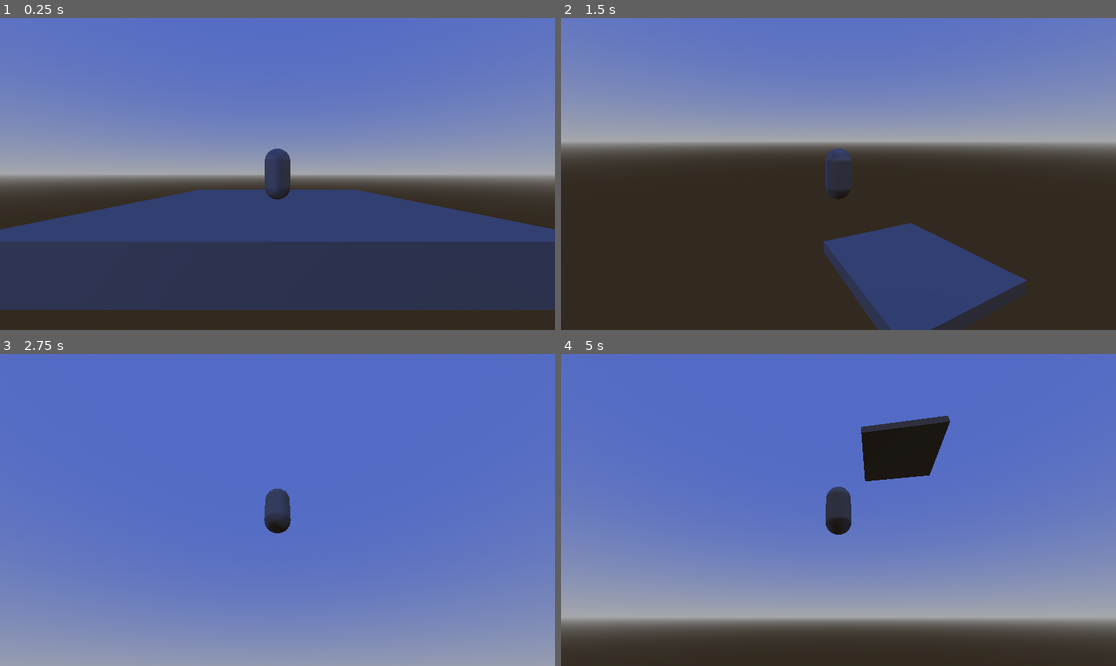
Above: before the commit, frames 1-4 (two rows, left to right).
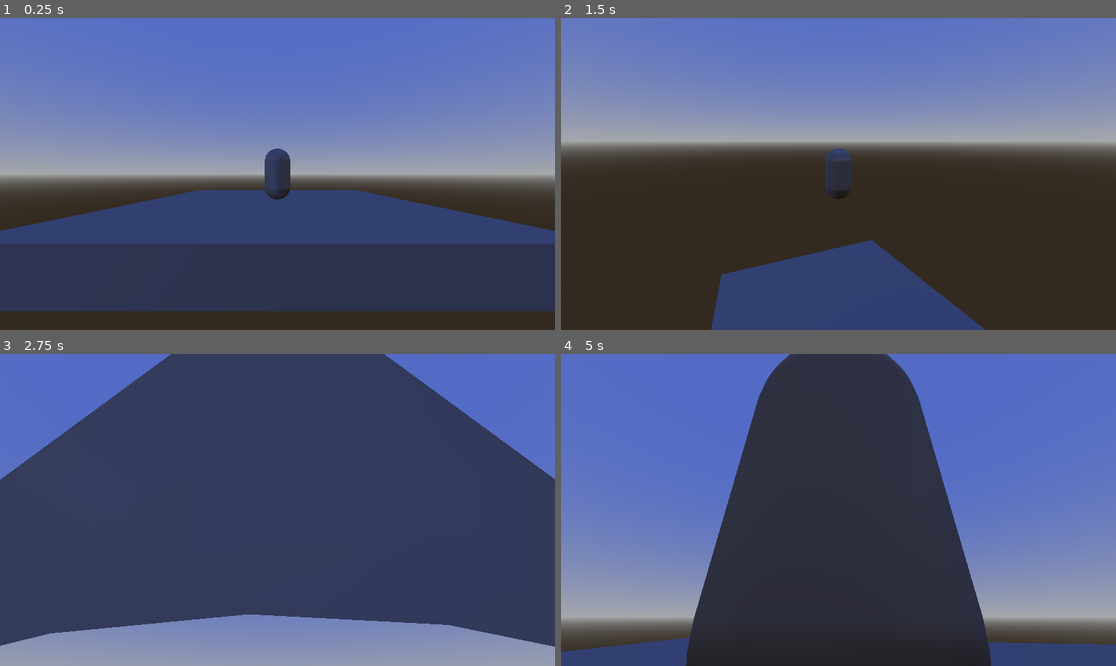
Above: after the commit, the same moments.

Repository: ConnNAND/GMTK-Jam-25
Game: Godot game, scene res://Scenes/TestScene.tscn
Same seed, same stepped clock (60 frames per second), same inputs: the game is played once before the commit and once after it. This scene is started directly instead of the project's main scene.
Inputs (mouse positions are in pixels of both pictures, inside the frame that each line leads up to):
- Up to frame 1 (0.25 s): no input
- Up to frame 2 (1.5 s): move the mouse to (960, 158) at 0.52 s; hold D (move_right) 0.53-1.28 s; hold Space (jump) 0.53-1.28 s; move the mouse to (727, 189) at 1.27 s; hold S (move_backward) from 1.28 s (still down); tap Space (jump) at 1.35 s
- Up to frame 3 (2.75 s): tap Space (jump) at 1.52, 1.82 s; move the mouse to (333, 441) at 2.02 s; release S (move_backward) at 2.03 s; hold D (move_right) from 2.03 s (still down); hold Space (jump) from 2.03 s (still down)
- Up to frame 4 (5 s): move the mouse to (810, 572) at 2.77 s; release D (move_right) at 2.78 s; release Space (jump) at 2.78 s; hold W (move_forward) 2.78-3.53 s; tap Space (jump) at 2.85, 3.02, 3.32, 4.35, 4.52, 4.82 s; move the mouse to (1005, 556) at 3.52 s; hold Space (jump) 3.53-4.28 s; hold A (move_left) from 3.53 s (still down); move the mouse to (672, 463) at 4.27 s

The runs differ from the first frame. In frame 1, 1.4% of the frame differs, in the area x 0-100%, y 55-94%; in frame 2, 9.9%; in frame 3, 74%, in the area x 0-100%, y 0-94%; in frame 4, 38%.

Commit message:
did things

Diff:
--- a/gmtk-jam-2025/Camera/ThirdPersonCamera.tscn
+++ b/gmtk-jam-2025/Camera/ThirdPersonCamera.tscn
@@ -10,3 +10,4 @@
 script = ExtResource("1_4eoak")
 
 [node name="Camera3D" type="Camera3D" parent="."]
+current = true
--- a/gmtk-jam-2025/Characters/Rocketeer/rocketeer.gd
+++ b/gmtk-jam-2025/Characters/Rocketeer/rocketeer.gd
@@ -1,30 +1,37 @@
 extends CharacterBody3D
-var gravity : float = 10
-var jump_strength : float = 10
-var jumps : int = 2
-var move_speed : float = 10
 
-func _physics_process(delta):
-	if (is_on_floor()):
-		velocity.y = 0
-		jumps = 2
-	else:
-		velocity.y -= gravity * delta
-	if (Input.is_action_just_pressed("jump") && jumps > 0):
-			velocity.y += jump_strength
-			jumps -= 1
-	var movement := get_movement() * move_speed
-	velocity.x = lerpf(velocity.x, movement.x,0.2)
-	velocity.z = lerpf(velocity.z, movement.z,0.2)
+var player_id:int = 0
+var input_dir:Vector2 = Vector2.ZERO
+var target_velocity:Vector3 = Vector3.ZERO
+var actual_velocity:Vector3 = Vector3.ZERO
+var speed:float
+var acceleration:float
+var turning:float
+var max_speed:float
 
+
+func _physics_process(delta: float) -> void:
+	if not is_on_floor():
+		velocity += get_gravity()*delta
 	move_and_slide()
 
-func get_movement() -> Vector3:
-	var input := Vector2.ZERO
-	input.x = Input.get_axis("move_left", "move_right")
-	input.y = Input.get_axis("move_forward", "move_backward")
-	var forward = %Camera.global_basis.z
-	var right = %Camera.global_basis.x
-	var move_direction : Vector3 = forward * input.y + right * input.x
-	move_direction.y = 0
-	return move_direction.normalized()
+
+func _input(event: InputEvent) -> void:
+	if event.device == player_id:
+		input_dir = Vector2.ZERO
+		if event.is_action_pressed("move_forward"):
+			input_dir.y += event.get_action_strength("move_forward")
+		if event.is_action_pressed("move_backward"):
+			input_dir.y -= event.get_action_strength("move_backward")
+		if event.is_action_pressed("move_left"):
+			input_dir.x -= event.get_action_strength("move_left")
+		if event.is_action_pressed("move_right"):
+			input_dir.x += event.get_action_strength("move_right")
+		if event.is_action_pressed("jump"):
+			jump()
+
+
+
+func jump():
+	if is_on_floor():
+		velocity.y = 10
--- /dev/null
+++ b/gmtk-jam-2025/Levels/test_room.gd
@@ -0,0 +1,10 @@
+extends WorldEnvironment
+
+@export var PlayerViewport:PackedScene
+
+func _ready() -> void:
+	$PlayerViews.columns = maxi(ceili(sqrt(get_child_count())), 1)
+	for i in PlayerData.players:
+		var temp = PlayerViewport.instantiate()
+		$PlayerViews.add_child(temp)
+		temp.ready_player(Vector2i(get_viewport().size/$PlayerViews.columns), i, $Spawn.global_transform.origin+Vector3(randf_range(-10, 10), randf_range(0, 10), randf_range(-10, 10)))
--- /dev/null
+++ b/gmtk-jam-2025/Levels/test_room.tscn
@@ -0,0 +1,49 @@
+[gd_scene load_steps=9 format=3 uid="uid://5r2fey2hmyxh"]
+
+[ext_resource type="Script" uid="uid://bghpm42r8jlx3" path="res://Levels/test_room.gd" id="1_pplu1"]
+[ext_resource type="PackedScene" uid="uid://bxynvktig10bh" path="res://Menus/PlayerView.tscn" id="2_5pqgv"]
+
+[sub_resource type="ProceduralSkyMaterial" id="ProceduralSkyMaterial_i0trf"]
+
+[sub_resource type="Sky" id="Sky_pplu1"]
+sky_material = SubResource("ProceduralSkyMaterial_i0trf")
+
+[sub_resource type="Environment" id="Environment_5pqgv"]
+background_mode = 2
+sky = SubResource("Sky_pplu1")
+
+[sub_resource type="StandardMaterial3D" id="StandardMaterial3D_i0trf"]
+albedo_color = Color(0.00364623, 0.268711, 0.18118, 1)
+
+[sub_resource type="BoxMesh" id="BoxMesh_pplu1"]
+material = SubResource("StandardMaterial3D_i0trf")
+size = Vector3(39.085, 1, 27.01)
+
+[sub_resource type="ConvexPolygonShape3D" id="ConvexPolygonShape3D_5pqgv"]
+points = PackedVector3Array(-19.5425, -0.5, -13.505, -19.5425, 0.5, -13.505, 19.5425, -0.5, -13.505, -19.5425, -0.5, 13.505, -19.5425, 0.5, 13.505, 19.5425, 0.5, -13.505, 19.5425, -0.5, 13.505, 19.5425, 0.5, 13.505)
+
+[node name="TestRoom" type="WorldEnvironment"]
+environment = SubResource("Environment_5pqgv")
+script = ExtResource("1_pplu1")
+PlayerViewport = ExtResource("2_5pqgv")
+
+[node name="PlayerViews" type="GridContainer" parent="."]
+anchors_preset = 15
+anchor_right = 1.0
+anchor_bottom = 1.0
+grow_horizontal = 2
+grow_vertical = 2
+
+[node name="MeshInstance3D" type="MeshInstance3D" parent="."]
+mesh = SubResource("BoxMesh_pplu1")
+
+[node name="StaticBody3D" type="StaticBody3D" parent="MeshInstance3D"]
+
+[node name="CollisionShape3D" type="CollisionShape3D" parent="MeshInstance3D/StaticBody3D"]
+shape = SubResource("ConvexPolygonShape3D_5pqgv")
+
+[node name="OmniLight3D" type="OmniLight3D" parent="."]
+omni_range = 15.66
+
+[node name="Spawn" type="Marker3D" parent="."]
+transform = Transform3D(1, 0, 0, 0, 1, 0, 0, 0, 1, 0, 5.73447, 0)
--- /dev/null
+++ b/gmtk-jam-2025/Menus/PlayerView.tscn
@@ -0,0 +1,21 @@
+[gd_scene load_steps=3 format=3 uid="uid://bxynvktig10bh"]
+
+[ext_resource type="Script" uid="uid://cpgb1244uuv13" path="res://Menus/player_view.gd" id="1_mw52u"]
+[ext_resource type="PackedScene" uid="uid://bje5llf3vk0jp" path="res://Characters/Rocketeer/Rocketeer.tscn" id="2_uypme"]
+
+[node name="PlayerView" type="SubViewportContainer"]
+anchors_preset = 15
+anchor_right = 1.0
+anchor_bottom = 1.0
+grow_horizontal = 2
+grow_vertical = 2
+size_flags_horizontal = 3
+size_flags_vertical = 3
+stretch = true
+script = ExtResource("1_mw52u")
+Rocketeer = ExtResource("2_uypme")
+
+[node name="SubViewport" type="SubViewport" parent="."]
+handle_input_locally = false
+size = Vector2i(1152, 648)
+render_target_update_mode = 4
--- a/gmtk-jam-2025/Menus/Scripts/home_menu.gd
+++ b/gmtk-jam-2025/Menus/Scripts/home_menu.gd
@@ -45,3 +45,7 @@
 
 func _on_local_game_pressed() -> void:
 	get_tree().change_scene_to_file("res://Menus/character_select.tscn")
+
+
+func _on_volume_value_changed(value: float) -> void:
+	AudioServer.set_bus_volume_linear(0, value)
--- /dev/null
+++ b/gmtk-jam-2025/Menus/Scripts/player_select_menu.gd
@@ -0,0 +1,42 @@
+extends CenterContainer
+
+var player_id = 0
+enum characters {Rocketeer, Vampire, FlyingSquirrel, Gecko, Climbers}
+var character:characters
+
+func _ready() -> void:
+	for i in Input.get_connected_joypads():
+		$VBoxContainer/Controller.add_item(Input.get_joy_name(i), i)
+
+#func _unhandled_input(event: InputEvent) -> void:
+#	if event.device == player_id and event is InputEventJoypadButton:
+#		if event.button_index==JOY_BUTTON_DPAD_UP and event.is_pressed():
+#			if focused.focus_neighbor_top!=null:
+#				get_node(focus_neighbor_top).grab_focus()
+#				focused = get_node(focus_neighbor_top)
+#		elif event.button_index==JOY_BUTTON_DPAD_DOWN and event.is_pressed():
+#			if focused.focus_neighbor_bottom!=null:
+#				get_node(focus_neighbor_bottom).grab_focus()
+#				focused = get_node(focus_neighbor_bottom)
+#		elif event.button_index==JOY_BUTTON_DPAD_LEFT and event.is_pressed():
+#			if focused.focus_neighbor_left!=null:
+#				get_node(focus_neighbor_left).grab_focus()
+#				focused = get_node(focus_neighbor_left)
+#		elif event.button_index==JOY_BUTTON_DPAD_RIGHT and event.is_pressed():
+#			if focused.focus_neighbor_right!=null:
+#				get_node(focus_neighbor_right).grab_focus()
+#				focused = get_node(focus_neighbor_right)
+
+
+func _on_controller_item_selected(index: int) -> void:
+	player_id = $VBoxContainer/Controller.get_item_id(index)
+
+
+func _on_leave_pressed() -> void:
+	get_parent().columns = maxi(ceili(sqrt(get_child_count())), 1)
+	queue_free()
+	$"../../AddPlayer".grab_focus()
+
+
+func _on_character_item_selected(index: int) -> void:
+	character = index
--- a/gmtk-jam-2025/Menus/Scripts/players_selection.gd
+++ b/gmtk-jam-2025/Menus/Scripts/players_selection.gd
@@ -1,21 +1,33 @@
 extends GridContainer
 
-var players_entered = []
 @export var player_select:PackedScene
 @export var MainMenu:PackedScene
 
 func _ready() -> void:
-	$"../Back".grab_focus()
+	$"../AddPlayer".grab_focus()
 
-func _unhandled_input(event: InputEvent) -> void:
-	if players_entered.find(event.device) == null and event is InputEventJoypadButton:
-		if event.button_index==JOY_BUTTON_START:
-			players_entered.append(event.device)
-			var temp = player_select.instantiate()
-			temp.player_id = event.device
-			add_child(temp)
-			columns = ceili(sqrt(players_entered.size()))
-
+#func _unhandled_input(event: InputEvent) -> void:
+#	print(event.device)
+#	if players_entered.find(event.device) == -1 and event is InputEventJoypadButton:
+#		if event.button_index==JOY_BUTTON_START and event.is_pressed():
+#			players_entered.append(event.device)
+#			var temp = player_select.instantiate()
+#			add_child(temp)
+#			columns = ceili(sqrt(players_entered.size()))
 
 func _on_back_pressed() -> void:
 	get_tree().change_scene_to_file("res://Menus/main_menu.tscn")
+
+
+func _on_add_player_pressed() -> void:
+	var temp = player_select.instantiate()
+	add_child(temp)
+	columns = ceili(sqrt(get_child_count()))
+
+
+func _on_start_pressed() -> void:
+	var temp = []
+	for i in get_children():
+		temp.append([i.player_id, i.character])
+	PlayerData.load_players(temp)
+	get_tree().change_scene_to_file("res://Levels/test_room.tscn")
--- a/gmtk-jam-2025/Menus/character_select.tscn
+++ b/gmtk-jam-2025/Menus/character_select.tscn
@@ -1,7 +1,8 @@
-[gd_scene load_steps=4 format=3 uid="uid://dcdj1se40r3wv"]
+[gd_scene load_steps=5 format=3 uid="uid://dcdj1se40r3wv"]
 
 [ext_resource type="Texture2D" uid="uid://l2sos73kuk6q" path="res://icon.svg" id="1_5ipcs"]
 [ext_resource type="Script" uid="uid://djn53ol3pwg7c" path="res://Menus/Scripts/players_selection.gd" id="2_wicqc"]
+[ext_resource type="PackedScene" uid="uid://c4ioxrv2edq3" path="res://Menus/player_select_menu.tscn" id="3_hwkai"]
 [ext_resource type="PackedScene" uid="uid://dfivfc2s87jok" path="res://Menus/main_menu.tscn" id="3_ot7gh"]
 
 [node name="CharacterSelect" type="Control"]
@@ -13,8 +14,7 @@
 grow_vertical = 2
 
 [node name="TextureRect" type="TextureRect" parent="."]
-layout_mode = 1
-anchors_preset = 15
+layout_mode = 2
 anchor_right = 1.0
 anchor_bottom = 1.0
 grow_horizontal = 2
@@ -52,10 +52,21 @@
 [node name="PlayersSelection" type="GridContainer" parent="TextureRect/VBoxContainer"]
 layout_mode = 2
 script = ExtResource("2_wicqc")
+player_select = ExtResource("3_hwkai")
 MainMenu = ExtResource("3_ot7gh")
+
+[node name="AddPlayer" type="Button" parent="TextureRect/VBoxContainer"]
+layout_mode = 2
+text = "Add Player"
+
+[node name="Start" type="Button" parent="TextureRect/VBoxContainer"]
+layout_mode = 2
+text = "Start"
 
 [node name="Back" type="Button" parent="TextureRect/VBoxContainer"]
 layout_mode = 2
 text = "Back"
 
+[connection signal="pressed" from="TextureRect/VBoxContainer/AddPlayer" to="TextureRect/VBoxContainer/PlayersSelection" method="_on_add_player_pressed"]
+[connection signal="pressed" from="TextureRect/VBoxContainer/Start" to="TextureRect/VBoxContainer/PlayersSelection" method="_on_start_pressed"]
 [connection signal="pressed" from="TextureRect/VBoxContainer/Back" to="TextureRect/VBoxContainer/PlayersSelection" method="_on_back_pressed"]
--- a/gmtk-jam-2025/Menus/main_menu.tscn
+++ b/gmtk-jam-2025/Menus/main_menu.tscn
@@ -119,7 +119,9 @@
 layout_mode = 2
 focus_neighbor_bottom = NodePath("../Back")
 focus_next = NodePath("../Back")
-value = 50.0
+max_value = 1.0
+step = 0.01
+value = 0.5
 tick_count = 1
 
 [node name="Back" type="Button" parent="BackgroundImage/HomeMenu/Options"]
@@ -135,4 +137,5 @@
 [connection signal="pressed" from="BackgroundImage/HomeMenu/ModeSelect/LocalGame" to="BackgroundImage/HomeMenu" method="_on_local_game_pressed"]
 [connection signal="pressed" from="BackgroundImage/HomeMenu/ModeSelect/Back" to="BackgroundImage/HomeMenu" method="_modeselect_on_back_pressed"]
 [connection signal="pressed" from="BackgroundImage/HomeMenu/Help/Back" to="BackgroundImage/HomeMenu" method="_help_on_back_pressed"]
+[connection signal="value_changed" from="BackgroundImage/HomeMenu/Options/Volume" to="BackgroundImage/HomeMenu" method="_on_volume_value_changed"]
 [connection signal="pressed" from="BackgroundImage/HomeMenu/Options/Back" to="BackgroundImage/HomeMenu" method="_options_on_back_pressed"]
--- /dev/null
+++ b/gmtk-jam-2025/Menus/player_select_menu.tscn
@@ -0,0 +1,46 @@
+[gd_scene load_steps=2 format=3 uid="uid://c4ioxrv2edq3"]
+
+[ext_resource type="Script" uid="uid://bk8gexihhm14f" path="res://Menus/Scripts/player_select_menu.gd" id="1_qfdwg"]
+
+[node name="PlayerSelectMenu" type="CenterContainer"]
+anchors_preset = 15
+anchor_right = 1.0
+anchor_bottom = 1.0
+grow_horizontal = 2
+grow_vertical = 2
+script = ExtResource("1_qfdwg")
+
+[node name="VBoxContainer" type="VBoxContainer" parent="."]
+layout_mode = 2
+
+[node name="Label" type="Label" parent="VBoxContainer"]
+layout_mode = 2
+text = "Player #"
+
+[node name="Controller" type="OptionButton" parent="VBoxContainer"]
+layout_mode = 2
+item_count = 1
+popup/item_0/text = "Keyboard & Mouse"
+popup/item_0/id = 99
+
+[node name="Character" type="OptionButton" parent="VBoxContainer"]
+layout_mode = 2
+item_count = 5
+popup/item_0/text = "Rocketeer"
+popup/item_0/id = 0
+popup/item_1/text = "Vampire"
+popup/item_1/id = 1
+popup/item_2/text = "Flying Squirrel"
+popup/item_2/id = 2
+popup/item_3/text = "Gecko"
+popup/item_3/id = 3
+popup/item_4/text = "Climbers"
+popup/item_4/id = 4
+
+[node name="Leave" type="Button" parent="VBoxContainer"]
+layout_mode = 2
+text = "Leave"
+
+[connection signal="item_selected" from="VBoxContainer/Controller" to="." method="_on_controller_item_selected"]
+[connection signal="item_selected" from="VBoxContainer/Character" to="." method="_on_character_item_selected"]
+[connection signal="pressed" from="VBoxContainer/Leave" to="." method="_on_leave_pressed"]
--- /dev/null
+++ b/gmtk-jam-2025/Menus/player_view.gd
@@ -0,0 +1,10 @@
+extends SubViewportContainer
+
+@export var Rocketeer:PackedScene
+
+func ready_player(screenSize, playerInfo, spawnLocation):
+	if playerInfo[1]==0:
+		var temp = Rocketeer.instantiate()
+		$SubViewport.add_child(temp)
+		temp.global_transform.origin = spawnLocation
+		temp.player_id = playerInfo[0]
--- /dev/null
+++ b/gmtk-jam-2025/player_data.gd
@@ -0,0 +1,8 @@
+extends Node
+
+var players = [] #each item contains a tuple, [controller id, character being played]
+
+func load_players(playerinfo):
+	players.clear()
+	for i in playerinfo:
+		players.append(i)
--- a/gmtk-jam-2025/project.godot
+++ b/gmtk-jam-2025/project.godot
@@ -14,6 +14,10 @@
 run/main_scene="uid://dfivfc2s87jok"
 config/features=PackedStringArray("4.4", "GL Compatibility")
 config/icon="res://icon.svg"
+
+[autoload]
+
+PlayerData="*res://player_data.gd"
 
 [input]
 
Not shown, added: gmtk-jam-2025/Levels/test_room.gd.uid
Not shown, added: gmtk-jam-2025/Menus/Scripts/player_select_menu.gd.uid
Not shown, added: gmtk-jam-2025/Menus/player_view.gd.uid
Not shown, added: gmtk-jam-2025/player_data.gd.uid
